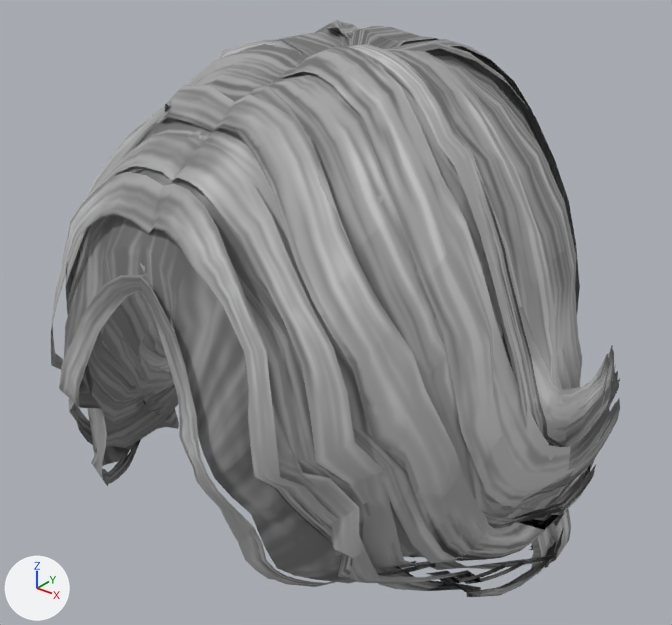
Two versions of the glTF model public/models/daz_hair_curtain_wave.glb, one commit apart.
Before and after are seen from a camera (50 mm lens) standing at (0.204, -0.256, 0.188) and looking at (-0.006, 0.007, 0.026). Arrows for +X, +Y and +Z are at lower left; the lights stay in place. The older version comes first. Vertices at exactly the same position are counted once.

The scene before the commit, as lines of its bpy script (objects in view):
```python
mat_daz_hair_curtain_wave_mat = bpy.data.materials.new('daz_hair_curtain_wave_mat')
mat_daz_hair_curtain_wave_mat.use_nodes = True; mat_daz_hair_curtain_wave_mat.node_tree.nodes.clear()
_N = mat_daz_hair_curtain_wave_mat.node_tree.nodes; _L = mat_daz_hair_curtain_wave_mat.node_tree.links
n0 = _N.new('ShaderNodeBsdfPrincipled'); n0.name = 'Principled BSDF'
n0.inputs[2].default_value = 0.42  # 'Roughness'
n1 = _N.new('ShaderNodeOutputMaterial'); n1.name = 'Material Output'
n2 = _N.new('ShaderNodeMath'); n2.name = 'Math'
n2.operation = 'SUBTRACT'
n2.inputs[0].default_value = 1.0  # 'Value'
n3 = _N.new('ShaderNodeMath'); n3.name = 'Math.001'
n3.operation = 'LESS_THAN'
n3.inputs[1].default_value = 0.12  # 'Value'
n4 = _N.new('ShaderNodeTexImage'); n4.name = 'Image Texture'
n4.image = img_image_0
_L.new(n0.outputs[0], n1.inputs[0])  # 'BSDF' to 'Surface'
_L.new(n2.outputs[0], n0.inputs[4])  # 'Value' to 'Alpha'
_L.new(n3.outputs[0], n2.inputs[1])  # 'Value' to 'Value'
_L.new(n4.outputs[0], n0.inputs[0])  # 'Color' to 'Base Color'
_L.new(n4.outputs[1], n3.inputs[0])  # 'Alpha' to 'Value'
me_daz_hair_curtain_wave = bpy.data.meshes.new('daz_hair_curtain_wave')
me_daz_hair_curtain_wave.from_pydata(...)  # 5620 vertices, 7547 faces; spans x -0.116..0.113, y -0.106..0.111, z -0.109..0.136
me_daz_hair_curtain_wave.materials.append(mat_daz_hair_curtain_wave_mat)
ob_daz_hair_curtain_wave = bpy.data.objects.new('daz_hair_curtain_wave', me_daz_hair_curtain_wave)
ob_daz_hair_curtain_wave.location = (0.0, 0.0, 0.0)
```
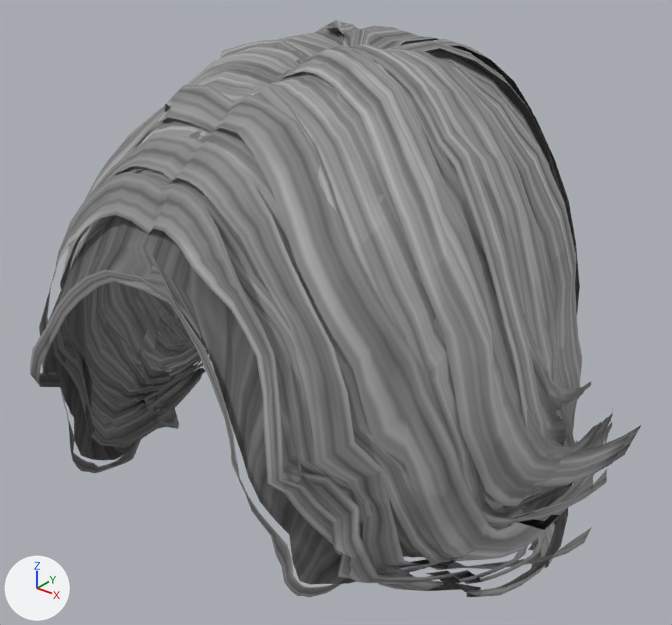
Boxes (x1, y1, x2, y2) around the edits, measured in the pictures (672 x 625 px; the box of a moved part takes in the faces that stretch with it):
'daz_hair_curtain_wave', surface changed, reshaped (7% wider)
    before: (51, 20, 620, 597)
    after: (30, 20, 641, 597)
part 1 of me_daz_hair_curtain_wave, moved or reshaped
    before: (51, 215, 357, 587)
    after: (30, 215, 357, 597)
part 2 of me_daz_hair_curtain_wave, surface changed
    before: (51, 20, 620, 596)
    after: (30, 20, 641, 597)

The change, as a list of edits to the scene's bpy script:
```text
Add img_daz_hair_curtain_wave_tex:
    img_daz_hair_curtain_wave_tex = load_image('daz_hair_curtain_wave_tex', '_unpacked/daz_hair_curtain_wave_tex', 1024, 1024, 'sRGB')
Change mat_daz_hair_curtain_wave_mat:
    where n0 = _N.new('ShaderNodeBsdfPrincipled'); n0.name = 'Principled BSDF'
    n0.inputs[2].default_value: 0.42 -> 0.58  # 'Roughness'
    where n4 = _N.new('ShaderNodeTexImage'); n4.name = 'Image Texture'
    n4.image: img_image_0 -> img_daz_hair_curtain_wave_tex
Change me_daz_hair_curtain_wave:
    where me_daz_hair_curtain_wave.from_pydata(...)  # 5620 vertices, 7547 faces; spans x -0.116..0.113, y -0.106..0.111, z -0.109..0.136
    used by ob_daz_hair_curtain_wave; location = (0.0, 0.0, 0.0)
    me_daz_hair_curtain_wave part 1: 348 of 5620 vertices moved; they spanned x -0.055..0.055, y -0.106..-0.067, z -0.028..0.082 and now span x -0.056..0.056, y -0.106..-0.067, z -0.028..0.082; mean shift (0.0, 0.0, 0.0); largest move (-0.028, -0.093, 0.015) -> (-0.051, -0.093, 0.015)
    me_daz_hair_curtain_wave part 2: texture (UV) coordinates of 7547 of 7547 faces, centred in x -0.115..0.11, y -0.105..0.109, z -0.104..0.135, changed; they spanned u 0.01..0.99, v 0.03..0.99 and now span u 0.03..0.57, v 0.03..0.99
```
